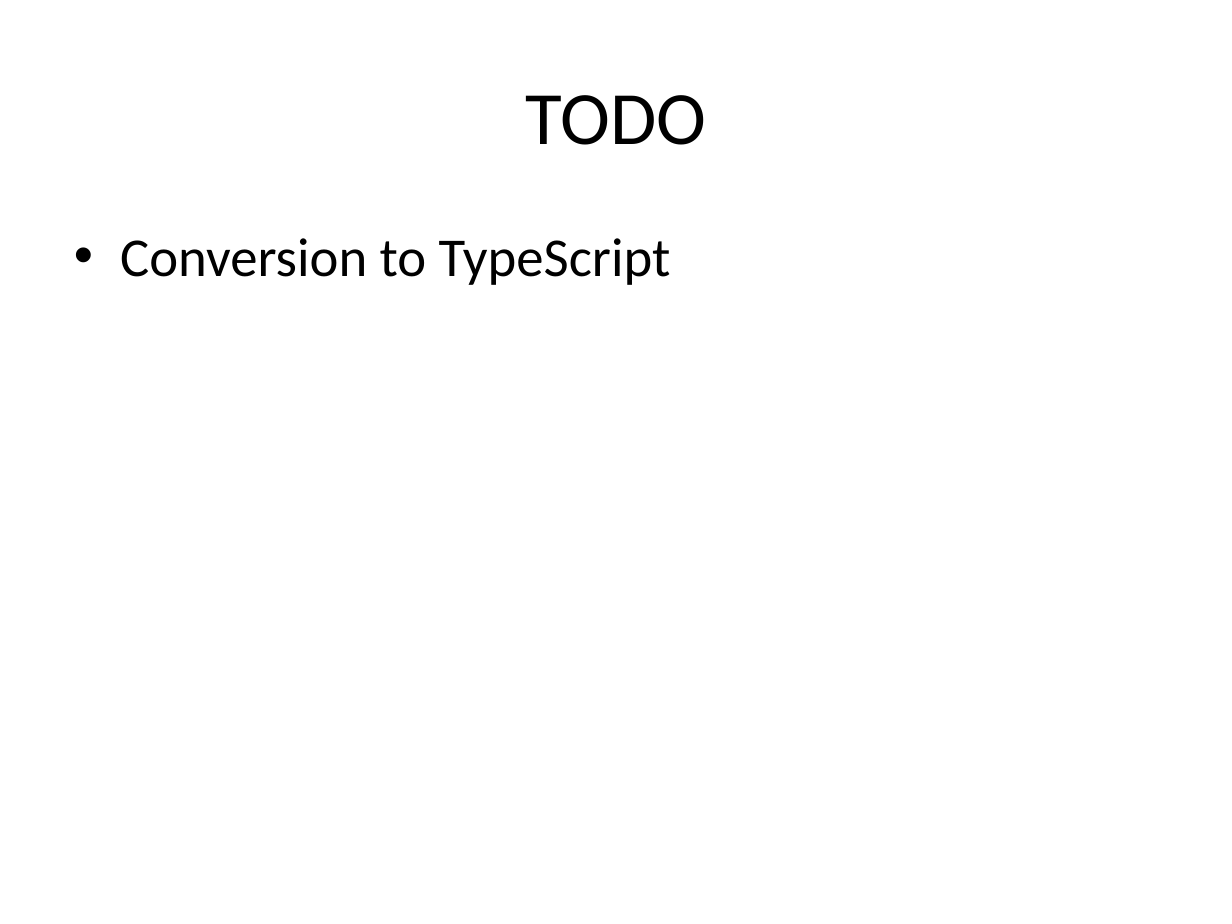
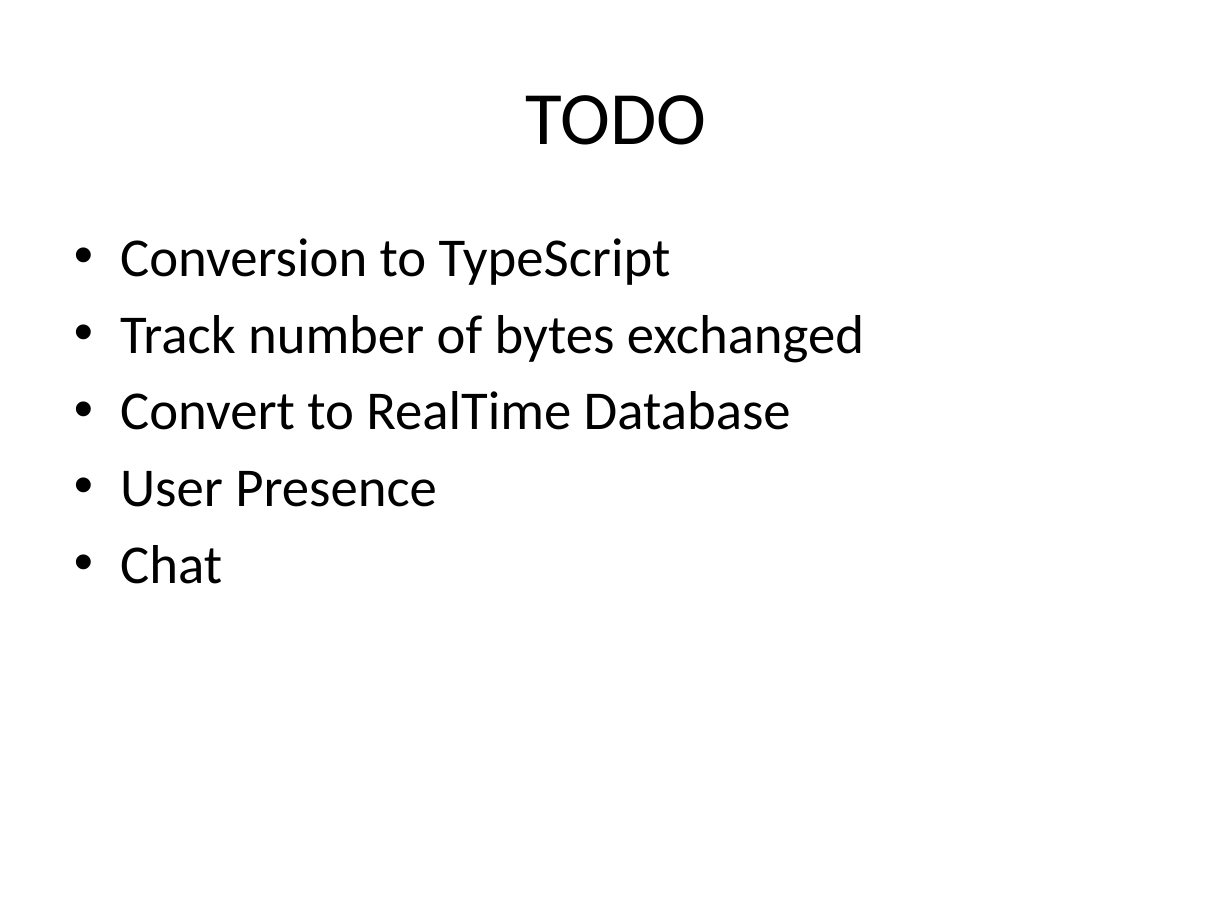
Before and after one commit to sorapk/peer-to-peer-chat, a slide deck: slide 5 of doc.pptx. Drawn at 1232x924 pixels with LibreOffice and Linux fonts; fonts in the diff are those of the drawing. Boxes give left, top, right and bottom in pixels: in the first picture for what was removed or moved away, otherwise in the second. Text is boxed around its words. In the diff, an @@ line names an element or a change of style, - is before the commit and + after.

```diff
--- a/doc.pptx
+++ b/doc.pptx
@@ text at <box>120,315,864,584</box>: paragraphs added @@
+• Track number of bytes exchanged
+• Convert to RealTime Database
+• User Presence
+• Chat
```
